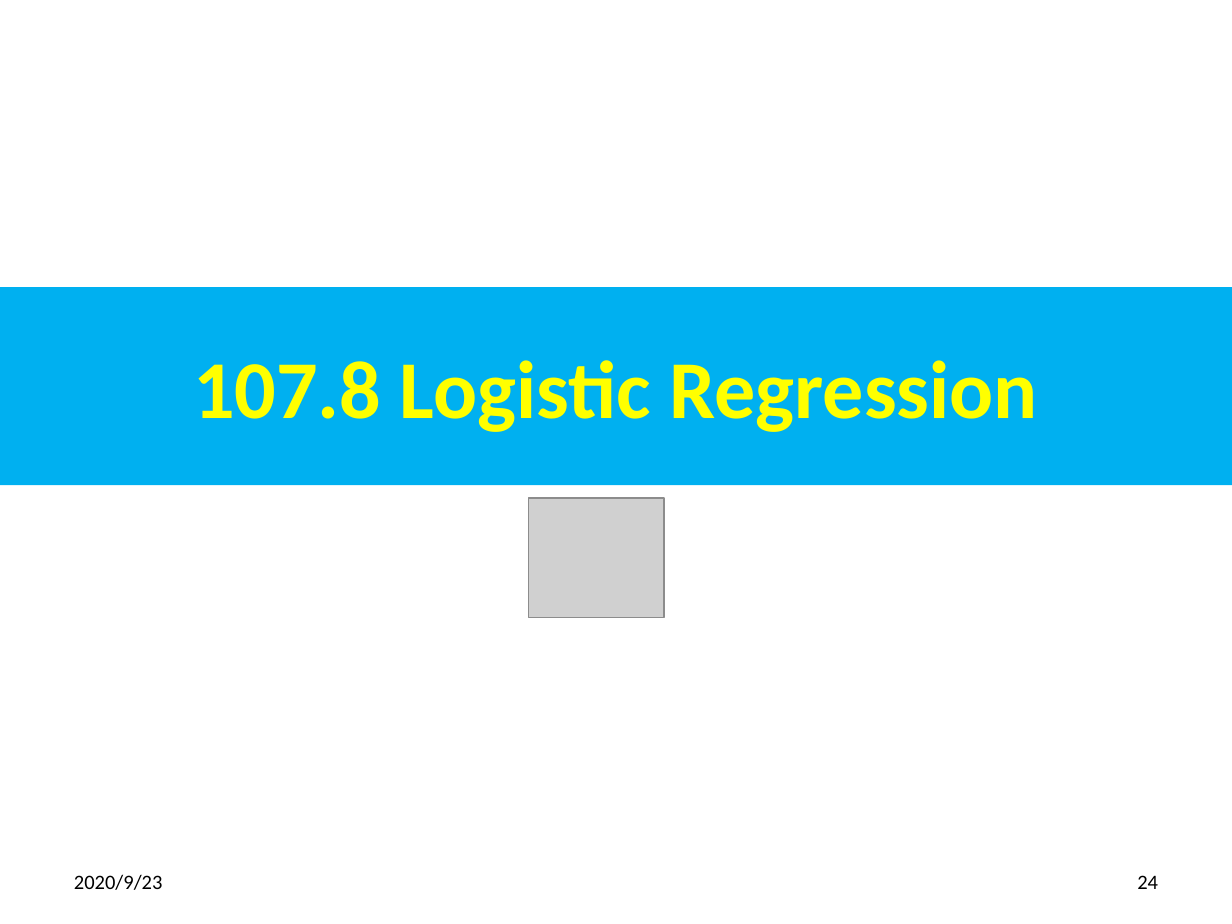
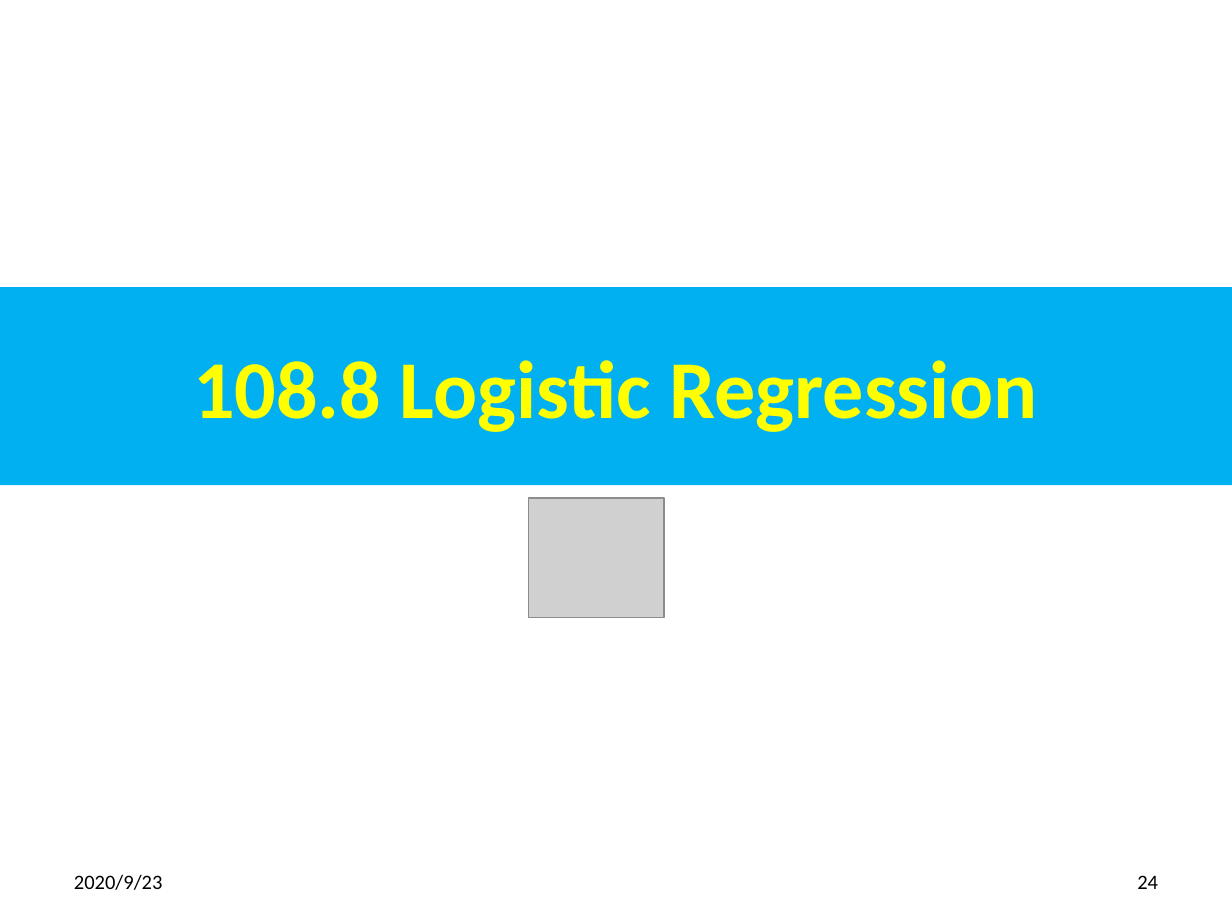
Before and after one commit to peterhchen/900_Python_ML_DS_DL, a slide deck: slide 24 of 108_FinalProjReview.pptx. Drawn at 1232x924 pixels with LibreOffice and Linux fonts; fonts in the diff are those of the drawing; grey boxes stand for pictures. Boxes give left, top, right and bottom in pixels: in the first picture for what was removed or moved away, otherwise in the second. Text is boxed around its words. In the diff, an @@ line names an element or a change of style, - is before the commit and + after.

```diff
--- a/108_FinalProjReview.pptx
+++ b/108_FinalProjReview.pptx
@@ title at <box>193,360,1037,432</box>: text changed @@
-107.8 Logistic Regression
+108.8 Logistic Regression
```
Also in this commit, not shown: 28 other slides changed.
